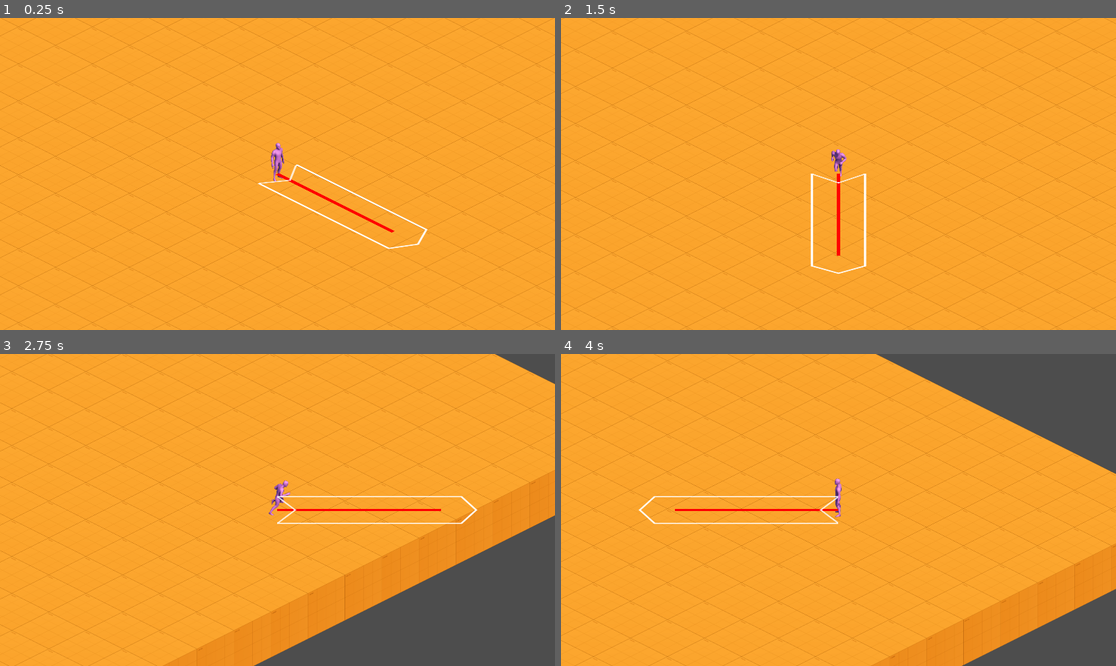
Above: before the commit, frames 1-4 (two rows, left to right).
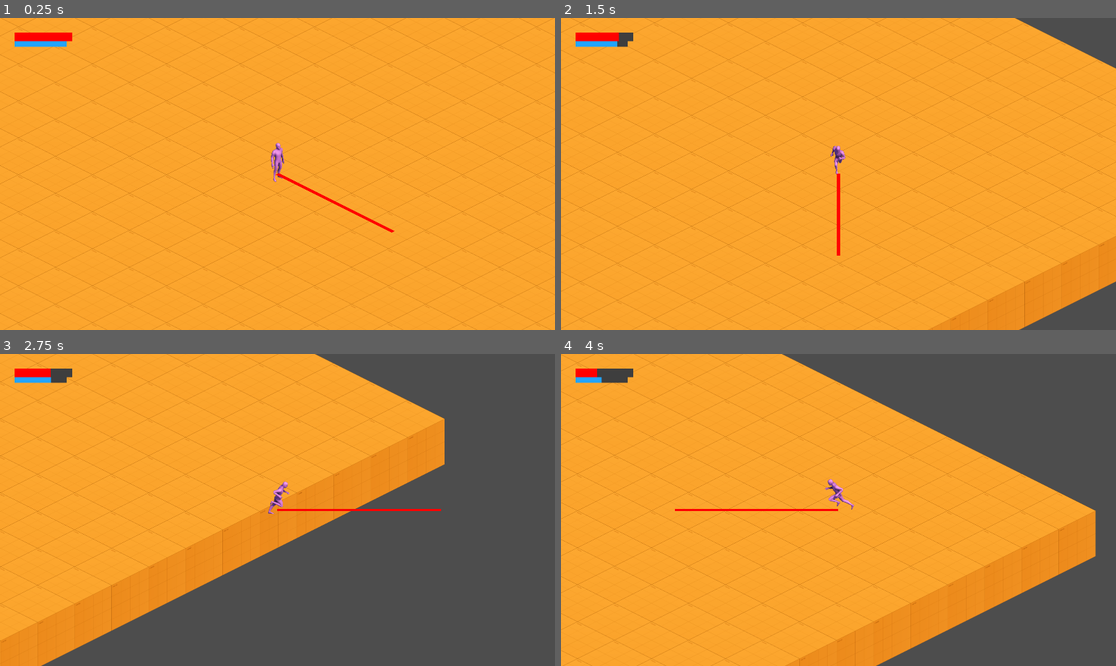
Above: after the commit, the same moments.

Repository: InjustFr/natures-champion
Game: Godot game, scene res://room.tscn
Same seed, same stepped clock (60 frames per second), same inputs: the game is played once before the commit and once after it.
Inputs:
- Up to frame 1 (0.25 s): no input
- Up to frame 2 (1.5 s): tap Enter at 0.5 s; hold D (move_right) 0.53-1.28 s; hold O (cast) 0.53-1.28 s; hold S (move_down) from 1.28 s (still down); tap O (cast) at 1.35 s
- Up to frame 3 (2.75 s): release S (move_down) at 2.03 s; hold D (move_right) from 2.03 s (still down); hold Space (dash) from 2.03 s (still down); tap O (cast) at 2.3 s
- Up to frame 4 (4 s): release D (move_right) at 2.78 s; release Space (dash) at 2.78 s; hold W (move_up) 2.78-3.53 s; tap O (cast) at 2.85 s; hold A (move_left) from 3.53 s (still down); hold O (cast) from 3.53 s (still down)

The runs differ from the first frame. In frame 1, 0.8% of the frame differs, in the area x 2-78%, y 4-75%; in frame 2, 8.3%; in frame 3, 39%, in the area x 0-100%, y 0-100%; in frame 4, 19%.

Commit message:
feat(player): add health and mana resources

Diff:
--- /dev/null
+++ b/entities/components/resource_bar_component.gd
@@ -0,0 +1,13 @@
+class_name ResourceBarComponent
+extends ProgressBar
+
+
+@export var resource_component: ResourceComponent
+
+func _ready() -> void:
+	min_value = 0
+	max_value = resource_component.value_max
+
+
+func _physics_process(_delta: float) -> void:
+	value = resource_component.current
--- /dev/null
+++ b/entities/components/resource_component.gd
@@ -0,0 +1,6 @@
+class_name ResourceComponent
+extends Node
+
+
+@export var value_max: int = 40
+var current: int = value_max
--- a/entities/player/player.gd
+++ b/entities/player/player.gd
@@ -2,26 +2,26 @@
 extends CharacterBody2D
 
 
-@onready var _sprite: IsometricAnimatedSpriteComponent = %Sprite2D
-@onready var _spell_sprite: Node2D = $Spell
-@onready var _velocity_component: VelocityComponent = $VelocityComponent
-@onready var _orientation_component: OrientationComponent = $OrientationComponent
+@onready var sprite: IsometricAnimatedSpriteComponent = %Sprite2D
+@onready var velocity_component: VelocityComponent = $VelocityComponent
+@onready var orientation_component: OrientationComponent = $OrientationComponent
+@onready var health_component: ResourceComponent = $HealthComponent
+@onready var mana_component: ResourceComponent = $ManaComponent
 @onready var line: Line2D = $Line2D
 
+
 func _physics_process(_delta: float) -> void:
-	var direction: Vector2 = _orientation_component.orientation
-	line.rotation = _orientation_component.orientation.angle()
+	line.rotation = orientation_component.orientation.angle()
 
+	if Input.is_action_just_pressed("cast"):
+		health_component.current -= 5
+		mana_component.current -= 4
 
-	if Input.is_action_pressed("cast"):
-		_spell_sprite.rotation = direction.angle()
-		_velocity_component.velocity = Vector2.ZERO
+	velocity = velocity_component.velocity
 
-	velocity = _velocity_component.velocity
-
-	_sprite.animation_name = "idle"
+	sprite.animation_name = "idle"
 	if velocity:
-		_sprite.animation_name = "walk"
+		sprite.animation_name = "walk"
 
 	@warning_ignore("return_value_discarded")
 	move_and_slide()
--- a/entities/player/player.tscn
+++ b/entities/player/player.tscn
@@ -1,10 +1,12 @@
-[gd_scene load_steps=11 format=3 uid="uid://dlauapahh4mjx"]
+[gd_scene load_steps=17 format=3 uid="uid://dlauapahh4mjx"]
 
 [ext_resource type="Script" path="res://entities/player/player.gd" id="1_ipytp"]
 [ext_resource type="SpriteFrames" uid="uid://cw03e80wm2qf1" path="res://entities/player/assets/player.tres" id="2_mdhno"]
 [ext_resource type="Script" path="res://entities/components/isometric_animated_sprite_component.gd" id="3_hxrpy"]
 [ext_resource type="Script" path="res://entities/components/velocity_component.gd" id="7_pwxfr"]
-[ext_resource type="Texture2D" uid="uid://ds5hhb3hxkouk" path="res://assets/spell.png" id="90_7l10c"]
+[ext_resource type="Script" path="res://entities/components/resource_component.gd" id="10_ctqtp"]
+[ext_resource type="Script" path="res://misc/isometric_inverse_projection_node_2d.gd" id="11_copog"]
+[ext_resource type="Script" path="res://entities/components/resource_bar_component.gd" id="11_wy6bw"]
 [ext_resource type="Script" path="res://entities/player/components/dashing_component.gd" id="91_etbmg"]
 [ext_resource type="Script" path="res://entities/player/components/speed_component.gd" id="92_yal5q"]
 [ext_resource type="Script" path="res://entities/components/orientation_component.gd" id="93_0xdff"]
@@ -13,6 +15,18 @@
 [sub_resource type="CapsuleShape2D" id="CapsuleShape2D_t62ou"]
 radius = 26.0
 height = 68.0
+
+[sub_resource type="StyleBoxFlat" id="StyleBoxFlat_xvvdx"]
+bg_color = Color(0.243137, 0.243137, 0.243137, 1)
+
+[sub_resource type="StyleBoxFlat" id="StyleBoxFlat_47sef"]
+bg_color = Color(1, 0, 0, 1)
+
+[sub_resource type="StyleBoxFlat" id="StyleBoxFlat_01tka"]
+bg_color = Color(0.243137, 0.243137, 0.243137, 1)
+
+[sub_resource type="StyleBoxFlat" id="StyleBoxFlat_fk05n"]
+bg_color = Color(0.129412, 0.643137, 1, 1)
 
 [node name="Player" type="CharacterBody2D"]
 y_sort_enabled = true
@@ -25,8 +39,7 @@
 unique_name_in_owner = true
 position = Vector2(0, -178)
 sprite_frames = ExtResource("2_mdhno")
-animation = &"walk3"
-frame_progress = 0.404006
+animation = &"idle3"
 script = ExtResource("3_hxrpy")
 _orientation_component = NodePath("../OrientationComponent")
 animation_name = "idle"
@@ -64,9 +77,59 @@
 points = PackedVector2Array(0, 0, 400, 0)
 default_color = Color(1, 0, 0, 1)
 
-[node name="Spell" type="Node2D" parent="."]
+[node name="HealthComponent" type="Node" parent="."]
+script = ExtResource("10_ctqtp")
 
-[node name="Sprite2D" type="Sprite2D" parent="Spell"]
-position = Vector2(250, 0)
-rotation = -1.5708
-texture = ExtResource("90_7l10c")
+[node name="ManaComponent" type="Node" parent="."]
+script = ExtResource("10_ctqtp")
+
+[node name="IsometricInverseProjectionNode2D" type="Node2D" parent="."]
+script = ExtResource("11_copog")
+
+[node name="Control" type="Control" parent="IsometricInverseProjectionNode2D"]
+layout_mode = 3
+anchors_preset = 15
+anchor_right = 1.0
+anchor_bottom = 1.0
+offset_left = -960.0
+offset_top = -540.0
+offset_right = 960.0
+offset_bottom = 540.0
+grow_horizontal = 2
+grow_vertical = 2
+
+[node name="MarginContainer" type="MarginContainer" parent="IsometricInverseProjectionNode2D/Control"]
+layout_mode = 1
+anchors_preset = 15
+anchor_right = 1.0
+anchor_bottom = 1.0
+grow_horizontal = 2
+grow_vertical = 2
+theme_override_constants/margin_left = 50
+theme_override_constants/margin_top = 50
+theme_override_constants/margin_right = 50
+theme_override_constants/margin_bottom = 50
+
+[node name="VBoxContainer" type="VBoxContainer" parent="IsometricInverseProjectionNode2D/Control/MarginContainer"]
+layout_mode = 2
+theme_override_constants/separation = 0
+
+[node name="HealthBarComponent" type="ProgressBar" parent="IsometricInverseProjectionNode2D/Control/MarginContainer/VBoxContainer" node_paths=PackedStringArray("resource_component")]
+custom_minimum_size = Vector2(200, 30)
+layout_mode = 2
+size_flags_horizontal = 0
+theme_override_styles/background = SubResource("StyleBoxFlat_xvvdx")
+theme_override_styles/fill = SubResource("StyleBoxFlat_47sef")
+show_percentage = false
+script = ExtResource("11_wy6bw")
+resource_component = NodePath("../../../../../HealthComponent")
+
+[node name="ManaBarComponent" type="ProgressBar" parent="IsometricInverseProjectionNode2D/Control/MarginContainer/VBoxContainer" node_paths=PackedStringArray("resource_component")]
+custom_minimum_size = Vector2(180, 20)
+layout_mode = 2
+size_flags_horizontal = 0
+theme_override_styles/background = SubResource("StyleBoxFlat_01tka")
+theme_override_styles/fill = SubResource("StyleBoxFlat_fk05n")
+show_percentage = false
+script = ExtResource("11_wy6bw")
+resource_component = NodePath("../../../../../ManaComponent")
--- a/room.tscn
+++ b/room.tscn
@@ -2,6 +2,7 @@
 
 [ext_resource type="Texture2D" uid="uid://u0bjl3qk40tx" path="res://assets/tiles_atlas.png" id="1_ebv7l"]
 [ext_resource type="PackedScene" uid="uid://dlauapahh4mjx" path="res://entities/player/player.tscn" id="2_4iu5r"]
+[ext_resource type="Script" path="res://misc/isometric_projection_node_2d.gd" id="2_va6b0"]
 
 [sub_resource type="TileSetAtlasSource" id="TileSetAtlasSource_64eyj"]
 texture = ExtResource("1_ebv7l")
@@ -495,15 +496,6 @@
 sources/483 = SubResource("TileSetAtlasSource_64eyj")
 tile_proxies/coords_level = [[243, Vector2i(0, 0)], [483, Vector2i(0, 0)], [244, Vector2i(0, 0)], [483, Vector2i(1, 0)] …(11109 unchanged characters)…
 
-[sub_resource type="GDScript" id="GDScript_l2rng"]
-script/source = "extends Node2D
-
-
-# Called when the node enters the scene tree for the first time.
-func _ready() -> void:
-	global_transform = Utils.transform_matrix
-"
-
 [node name="Room" type="Node2D"]
 
 [node name="TileMapLayer" type="TileMapLayer" parent="."]
@@ -511,7 +503,7 @@
 tile_map_data = PackedByteArray("AAD9//z/4wEUAAAAAAD9//3/4wEUAAAAAAD9//7/4wEUAAAAAAD9////4wEUAAAAAAD9/wAA4wEUAAAAAAD9/w …(4544 unchanged characters)…
 tile_set = SubResource("TileSet_oy1h0")
 
-[node name="IsometricProjectionNode" type="Node2D" parent="."]
-script = SubResource("GDScript_l2rng")
-
-[node name="Player" parent="IsometricProjectionNode" instance=ExtResource("2_4iu5r")]
+[node name="IsometricProjectionNode2D" type="Node2D" parent="."]
+script = ExtResource("2_va6b0")
+
+[node name="Player" parent="IsometricProjectionNode2D" instance=ExtResource("2_4iu5r")]
